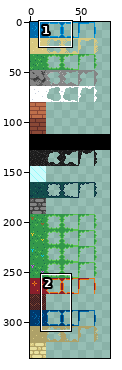
One commit to this pixel-art file: aseprite/tiles_biome.aseprite. Above: a wide view before the commit, with the close-up outlined.
Close-up. Before the commit:
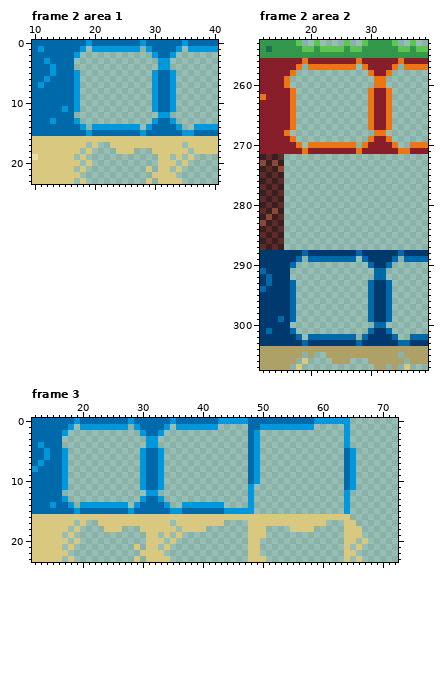
80x336 pixels, 4 frames. Shown: frame 2 area 1: x 10..40, y 0..23; frame 2 area 2: x 12..39, y 253..307; frame 3: x 12..72, y 0..23. The commit also changed other frames or places, which this record leaves out.
After the commit:
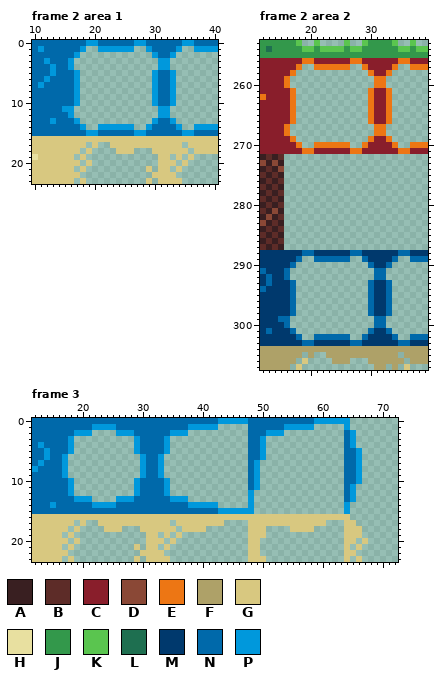
Palette (. is transparent): A #391f21  B #5d2c28  C #891e2b  D #8a4836  E #ed7614  F #aea168  G #d8c880  H #e8e0a0  J #33984b  K #5ac54f  L #1e6f50  M #00396d  N #0069aa  P #0098dc
Author's note on the commit: Fixed biomes animation
Edits made:
Changed rows in their new state; - is an unchanged pixel.
Frame 2 area 1:
first column x 16:
 0 ----P------P--------P
 1 ----.------.--------.
 3 P--------------------
 4 P--------------------
first column x 16:
11 P.------------.PP.
12 P-----------------
14 ----.------.------
15 ----P------P------
Frame 2 area 2:
first column x 20:
256 E------E--------E
257 .------.--------.
first column x 16:
267 E.------------.EE.
270 ----.------.------
271 ----E------E------
first column x 16:
288 ----N------N--------N
289 ----.------.--------.
291 N--------------------
292 N--------------------
first column x 16:
299 N.------------.NN.
300 N-----------------
302 ----.------.------
303 ----N------N------
Frame 3:
first column x 17:
 0 --N--------N------N-------------------------------
 1 -NNNN----NNNN----NNNN------------NNNN-------------
 2 NNPPP----PPPNN--NNPPP-----------NNPPP----------NP-
 3 NP----------PNNNNP--------------NP-------------NP-
 4 NP----------PNNNNP--------------NP-------------NP-
 5 NP----------PN--NP--------------NP--------------NP
 6 --------------------------------NP--------------NP
 7 ------------------------------------------------NP
 8 ------------------------------------------------NP
 9 ------------------------------------------------NP
10 NP----------PN--NP------------------------------NP
11 NP----------PN--NP-------------NP-----------------
12 NP----------PNNNNP-----------------------------NP-
13 NNPPP----PPPNN--NNPPP--------------------------NP-
14 -NNNN----NNNN----NNNN-----.-----------------------
15 --N--------N------NN------P-----------------------
